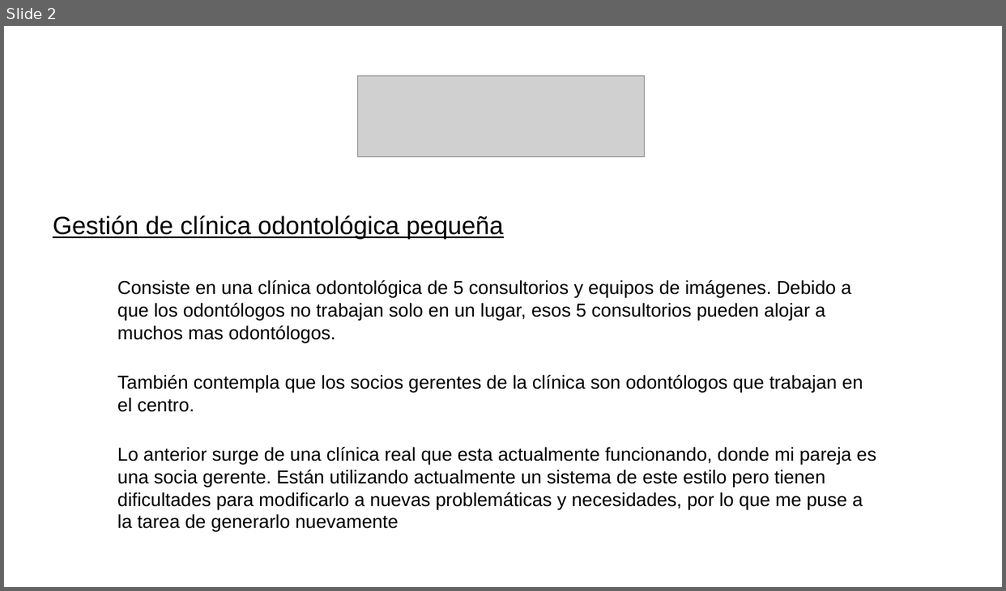
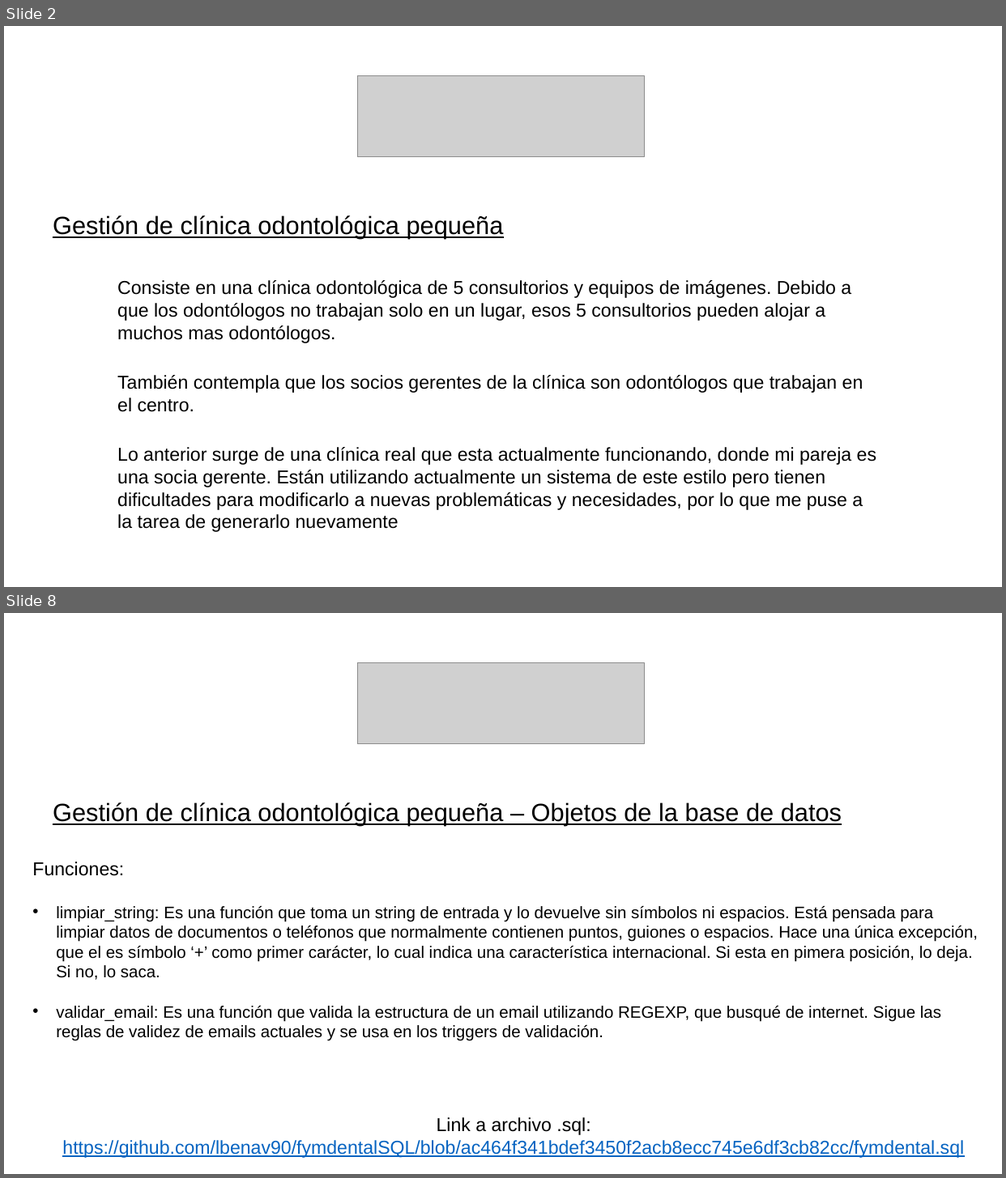
Before and after one commit to lbenav90/fymdentalSQL, a slide deck: benavidesSQL2.pptx. Shown one above the other, each under a label of ours: slide 2 before the commit, slides 2 and 8 after it; the slides between them are not shown. The pictures are 1006x591 and 1006x1178 pixels, drawn with LibreOffice and Linux fonts; fonts in the diff are those of the drawing; grey boxes stand for pictures. Boxes give left, top, right and bottom in pixels: in the first picture for what was removed or moved away, otherwise in the second. Text is boxed around its words. In the diff, an @@ line names an element or a change of style, - is before the commit and + after.

```diff
--- a/benavidesSQL2.pptx
+++ b/benavidesSQL2.pptx
@@ slide 8 added at <box>4,613,1002,1174</box>, background #FFFFFF @@
@@ picture added at <box>357,663,644,745</box> @@
@@ text added at <box>53,803,842,826</box>, 24 pt, text #000000, underline @@
+Gestión de clínica odontológica pequeña – Objetos de la base de datos
@@ text added at <box>32,862,978,1041</box>, 16 pt, text #000000 @@
+Funciones:
+• limpiar_string: Es una función que toma un string de entrada y lo devuelve sin símbolos ni espacios. Está pensada para limpiar datos de documentos o teléfonos que normalmente contienen puntos, guiones o espacios. Hace una única excepción, que el es símbolo ‘+’ como primer carácter, lo cual indica una característica internacional. Si esta en pimera posición, lo deja. Si no, lo saca.
+• validar_email: Es una función que valida la estructura de un email utilizando REGEXP, que busqué de internet. Sigue las reglas de validez de emails actuales y se usa en los triggers de validación.
@@ text added at <box>62,1118,964,1158</box>, 18 pt, text #0563C1, underline @@
+Link a archivo .sql:
+https://github.com/lbenav90/fymdentalSQL/blob/ac464f341bdef3450f2acb8ecc745e6df3cb82cc/fymdental.sql
```
Also in this commit, not shown: 3 slides changed, 5 other slides added.
